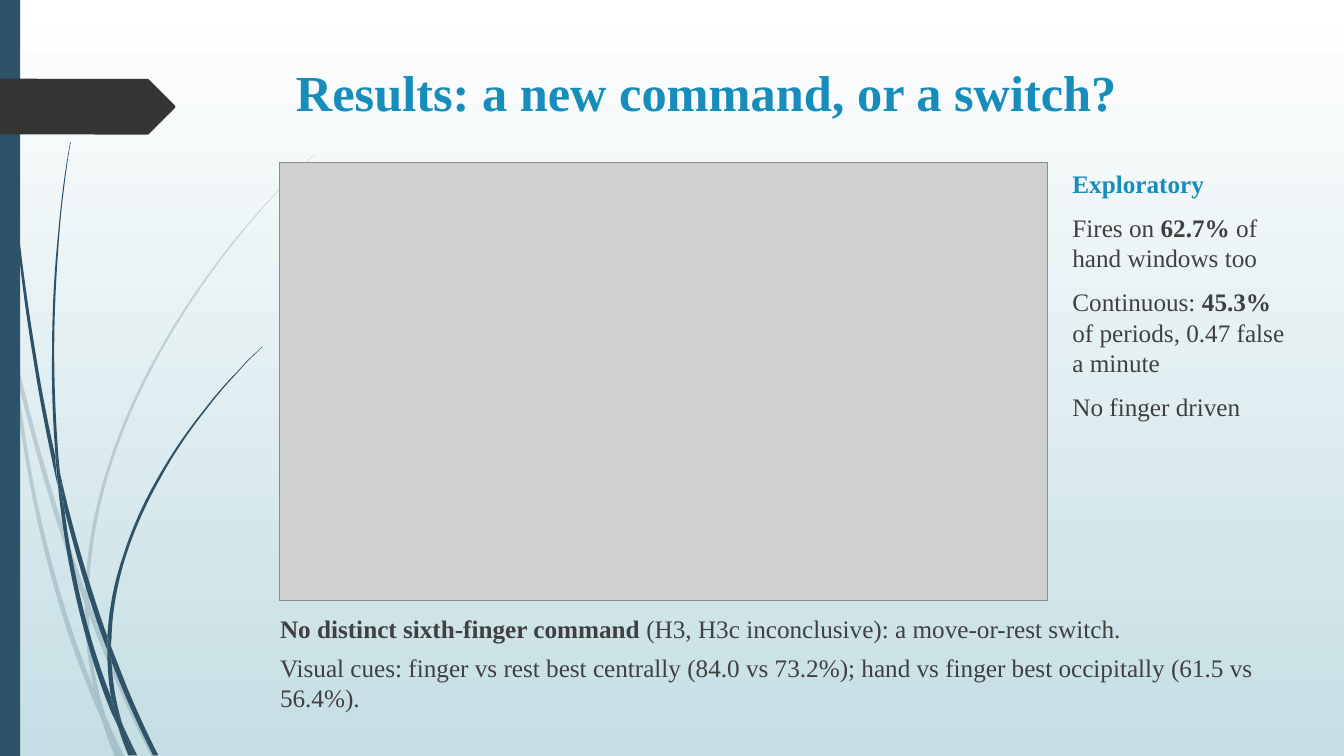
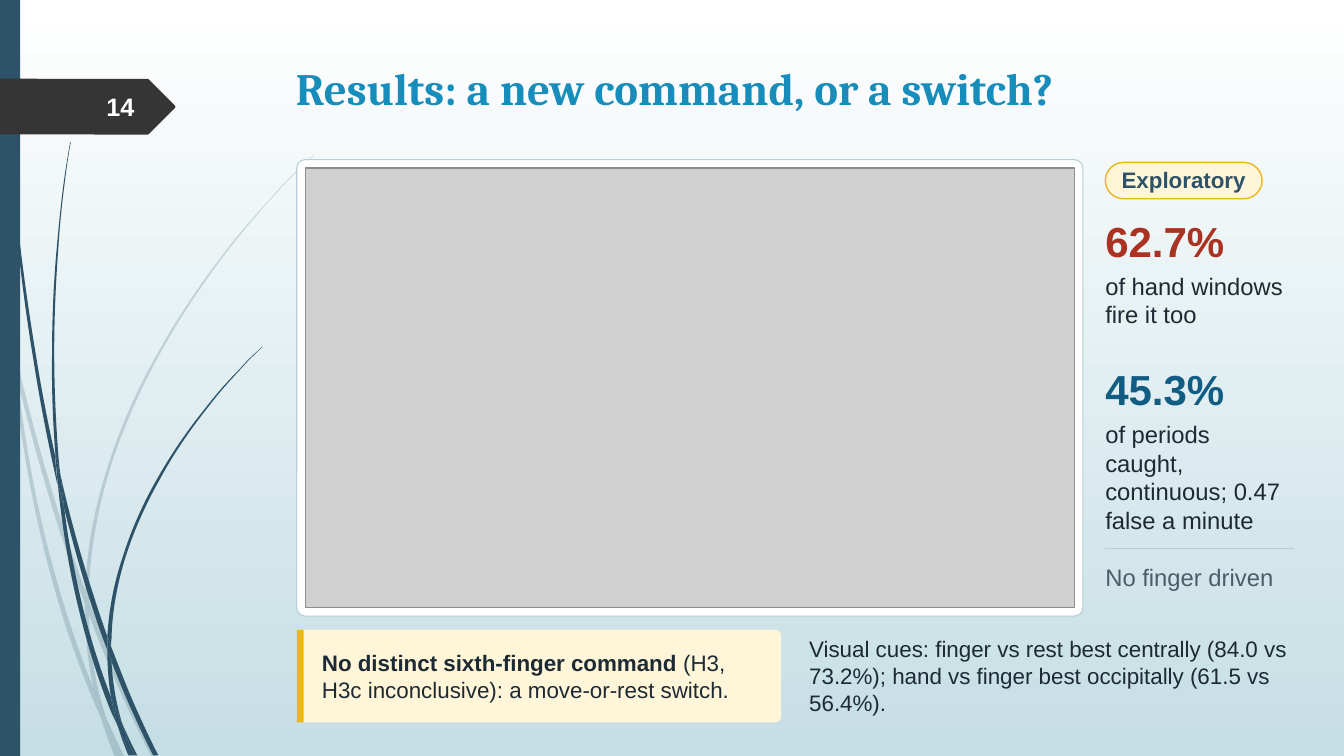
Before and after one commit to rajveeerr/sixth-finger-bci, a slide deck: slide 14 of report/slides/college/Sixth-Finger-BCI-Final-PPT.pptx. Drawn at 1344x756 pixels with LibreOffice and Linux fonts; fonts in the diff are those of the drawing; grey boxes stand for pictures. Boxes give left, top, right and bottom in pixels: in the first picture for what was removed or moved away, otherwise in the second. Text is boxed around its words. In the diff, an @@ line names an element or a change of style, - is before the commit and + after.

```diff
--- a/report/slides/college/Sixth-Finger-BCI-Final-PPT.pptx
+++ b/report/slides/college/Sixth-Finger-BCI-Final-PPT.pptx
@@ title "Results: a new command, or ..." at (296, 74, 1053, 111): size 36 to 32 pt, font Times New Roman to Cambria @@
@@ page number added at (106, 98, 134, 116), 18 pt, text #FEFFFF, bold @@
+14
@@ rounded rectangle added at (296, 159, 1083, 616), fill #FFFFFF, outline #B9CDD6 0.75 pt @@
@@ picture: place and size @@
-picture at (280, 162, 1048, 601)
+picture at (306, 168, 1075, 608)
@@ text removed at (1072, 175, 1285, 422) @@
-Exploratory
-Fires on 62.7% of hand windows too
-Continuous: 45.3% of periods, 0.47 false a minute
-No finger driven
@@ rounded rectangle added at (1106, 162, 1263, 199), fill #FFF6DA, outline #E9B520 1 pt @@
@@ text added at (1122, 171, 1246, 193), 16 pt, text #2E5369, bold @@
+Exploratory
@@ text added at (1105, 227, 1224, 258), 30 pt, text #A93220, bold @@
+62.7%
@@ text added at (1105, 277, 1282, 324), 17 pt, text #1D2A33 @@
+of hand windows fire it too
@@ text added at (1105, 375, 1224, 406), 30 pt, text #105C82, bold @@
+45.3%
@@ text added at (1105, 425, 1280, 530), 17 pt, text #1D2A33 @@
+of periods caught, continuous; 0.47 false a minute
@@ text added at (1105, 569, 1273, 591), 17 pt, text #4A5D68 @@
+No finger driven
@@ line added from (1106, 548) to (1294, 548), #B9CDD6 0.75 pt @@
@@ text at (280, 620, 1120, 644): paragraph removed @@
-No distinct sixth-finger command (H3, H3c inconclusive): a move-or-rest switch.
@@ rounded rectangle added at (296, 630, 781, 723), fill #FFF6DA @@
@@ rectangle added at (296, 630, 303, 723), fill #E9B520 @@
@@ text added at (322, 654, 729, 703), 16 pt, text #1D2A33 @@
+No distinct sixth-finger command (H3, H3c inconclusive): a move-or-rest switch.
@@ text "Visual cues: finger vs rest ...": place and size @@
-text "Visual cues: finger vs rest ..." at (280, 620, 1252, 712)
+text "Visual cues: finger vs rest ..." at (809, 641, 1286, 716)
@@ text "Visual cues: finger vs rest ..." at (809, 641, 1286, 716): size 18 to 16 pt, font Times New Roman to Arial, text colour #404040 to #1D2A33; less space between paragraphs @@
```
Also in this commit, not shown: 17 other slides changed, 2 other files.
